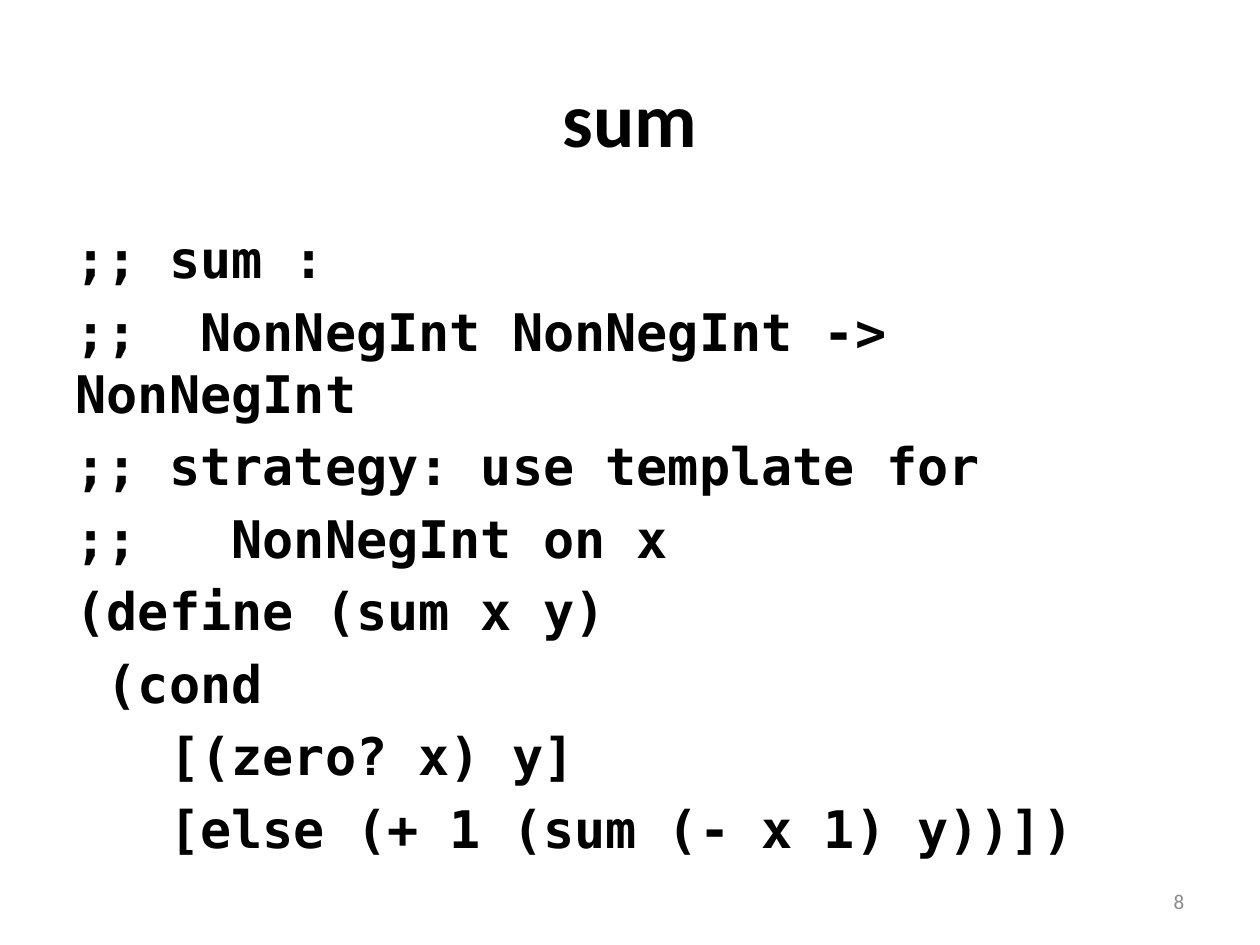
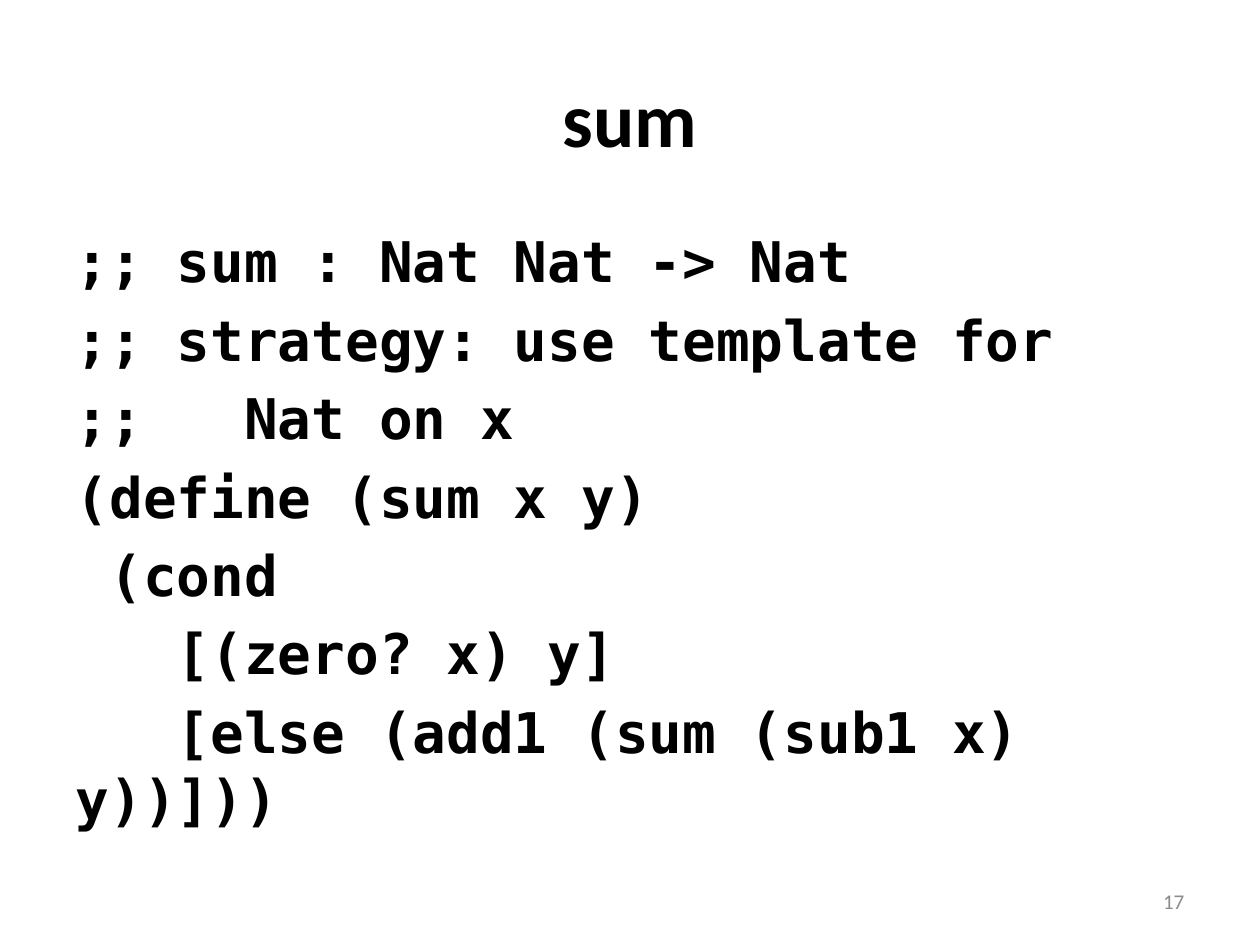
Before and after one commit to mwand/cs5010f16, a slide deck: slide 17 of Slides/Lesson 4.4 More Recursive Data Types.pptx (slide 8 before the commit). Drawn at 1260x945 pixels with LibreOffice and Linux fonts; fonts in the diff are those of the drawing. Boxes give left, top, right and bottom in pixels: in the first picture for what was removed or moved away, otherwise in the second. Text is boxed around its words. In the diff, an @@ line names an element or a change of style, - is before the commit and + after.

```diff
--- a/Slides/Lesson 4.4 More Recursive Data Types.pptx
+++ b/Slides/Lesson 4.4 More Recursive Data Types.pptx
@@ text at [177,241,851,283]: text changed; size 29.6 to 32 pt @@
-;; sum :
-;; NonNegInt NonNegInt -> NonNegInt
+;; sum : Nat Nat -> Nat
@@ text at [76,318,1053,686]: size 29.6 to 32 pt in ";; strategy: use template for", "(define (sum x y)", "(cond", "[(zero? x) y]" @@
@@ text at [244,398,514,440]: text changed; size 29.6 to 32 pt @@
-;; NonNegInt on x
+;; Nat on x
@@ text at [76,710,1019,832]: text changed; size 29.6 to 32 pt @@
-[else (+ 1 (sum (- x 1) y))])
+[else (add1 (sum (sub1 x) y))]))
@@ page number at [1163,895,1184,909]: text changed @@
-8
+17
```
Also in this commit, not shown: 8 other slides changed, 9 slides added, 7 slides removed, 4 other files.
